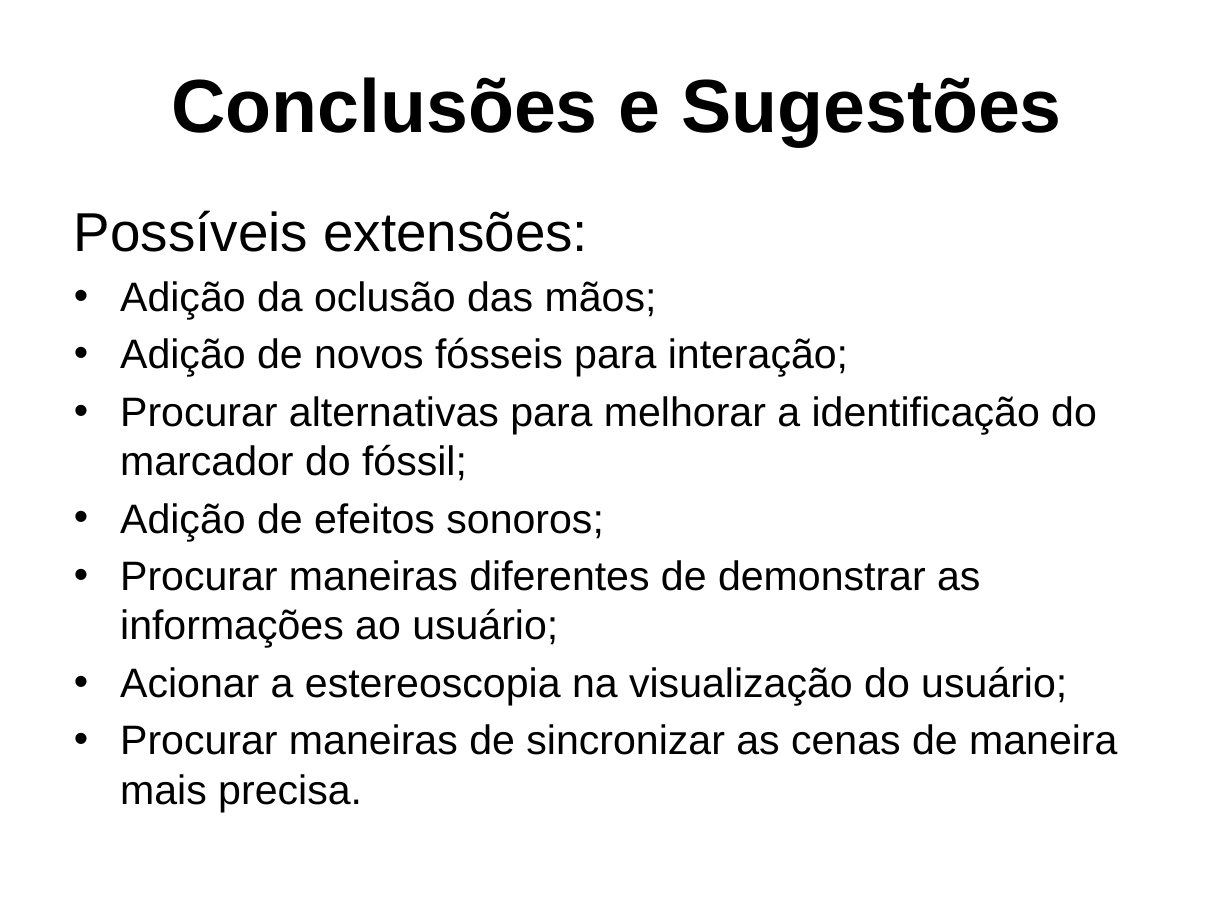
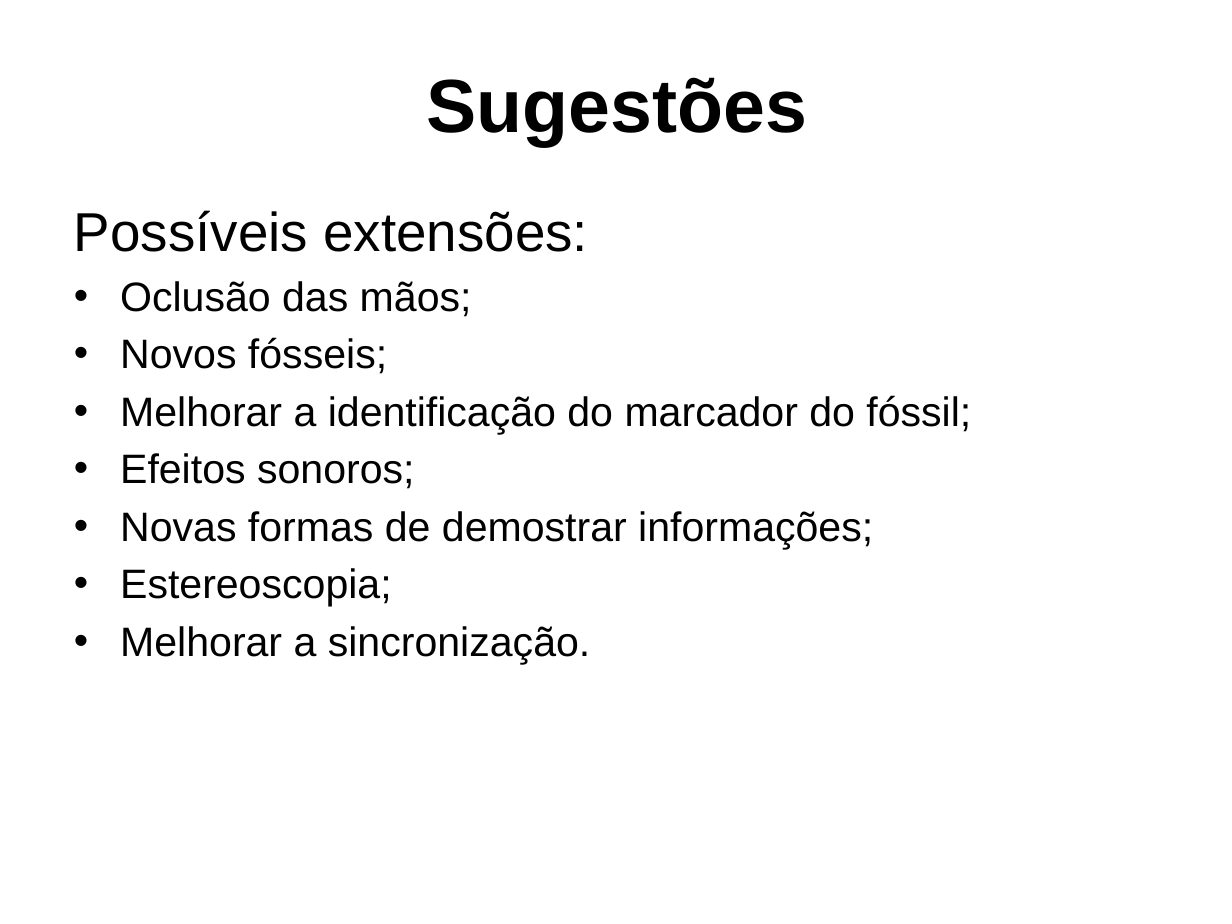
Before and after one commit to gcgfurb/tcc_JulioVicenteBrych, a slide deck: slide 24 of _julio/ApresentaçãoTCC-Julio_Vicente_Brych.pptx. Drawn at 1232x924 pixels with LibreOffice and Linux fonts; fonts in the diff are those of the drawing; background and template pictures are left out. Boxes give left, top, right and bottom in pixels: in the first picture for what was removed or moved away, otherwise in the second. Text is boxed around its words. In the diff, an @@ line names an element or a change of style, - is before the commit and + after.

```diff
--- a/_julio/ApresentaçãoTCC-Julio_Vicente_Brych.pptx
+++ b/_julio/ApresentaçãoTCC-Julio_Vicente_Brych.pptx
@@ title at (x1=427, y1=77, x2=807, y2=146): text changed @@
-Conclusões e Sugestões
+Sugestões
@@ text at (x1=120, y1=281, x2=971, y2=664): text changed @@
-• Adição da oclusão das mãos;
-• Adição de novos fósseis para interação;
-• Procurar alternativas para melhorar a identificação do marcador do fóssil;
-• Adição de efeitos sonoros;
-• Procurar maneiras diferentes de demonstrar as informações ao usuário;
-• Acionar a estereoscopia na visualização do usuário;
-• Procurar maneiras de sincronizar as cenas de maneira mais precisa.
+• Oclusão das mãos;
+• Novos fósseis;
+• Melhorar a identificação do marcador do fóssil;
+• Efeitos sonoros;
+• Novas formas de demostrar informações;
+• Estereoscopia;
+• Melhorar a sincronização.
```
Also in this commit, not shown: 18 other slides changed, 2 slides added.
